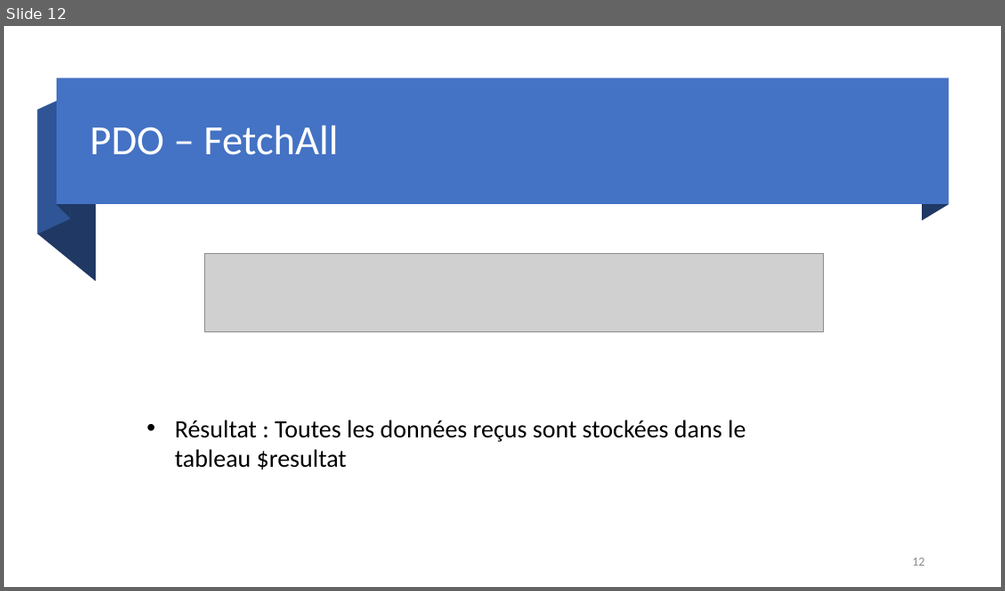
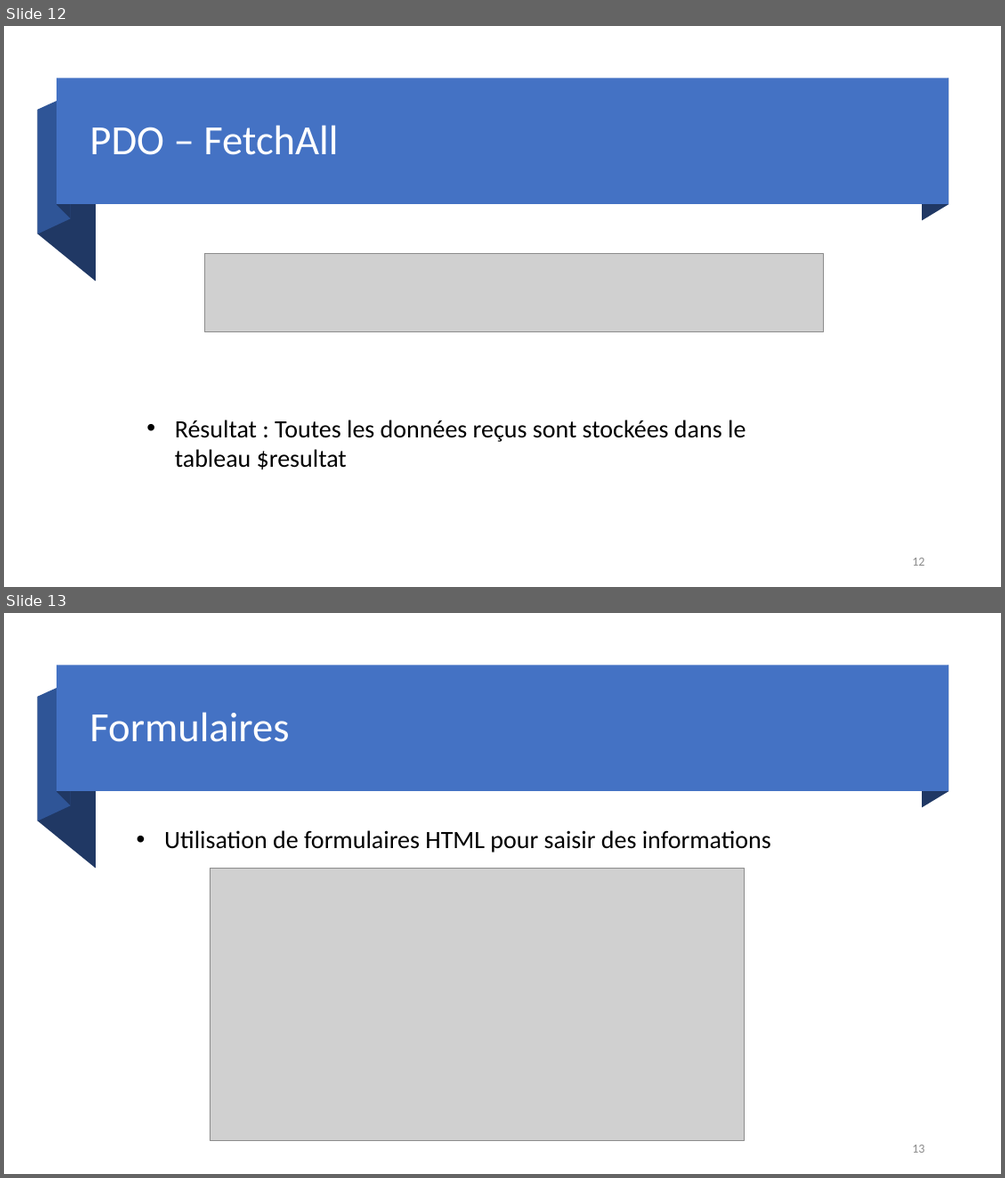
Before and after one commit to DylanMielot/FormationFormateur, a slide deck: Formation de formateur.pptx. Shown one above the other, each under a label of ours: slide 12 before the commit, slides 12 and 13 after it. The pictures are 1005x591 and 1005x1178 pixels, drawn with LibreOffice and Linux fonts; fonts in the diff are those of the drawing; grey boxes stand for pictures. Boxes give left, top, right and bottom in pixels: in the first picture for what was removed or moved away, otherwise in the second. Text is boxed around its words. In the diff, an @@ line names an element or a change of style, - is before the commit and + after.

Commit message:
formulaires

```diff
--- a/Formation de formateur.pptx
+++ b/Formation de formateur.pptx
@@ slide 13 added at (4, 613, 1001, 1174), background #FFFFFF @@
@@ rectangle added at (57, 666, 948, 792), fill #4472C4 @@
@@ freeform shape added at (57, 666, 71, 805), fill #203864 @@
@@ freeform shape added at (922, 666, 948, 808), fill #203864 @@
@@ freeform shape added at (38, 682, 71, 821), fill #2F5597 @@
@@ freeform shape added at (38, 697, 96, 868), fill #203864 @@
@@ title added at (89, 712, 289, 742), 40 pt, text #FFFFFF @@
+Formulaires
@@ text added at (164, 830, 771, 852), 24 pt, text #000000 @@
+• Utilisation de formulaires HTML pour saisir des informations
@@ picture added at (210, 868, 744, 1141) @@
@@ page number added at (912, 1144, 924, 1152), 12 pt, text #8C8C8C @@
+13
```
Also in this commit, not shown: 1 other slide added.
